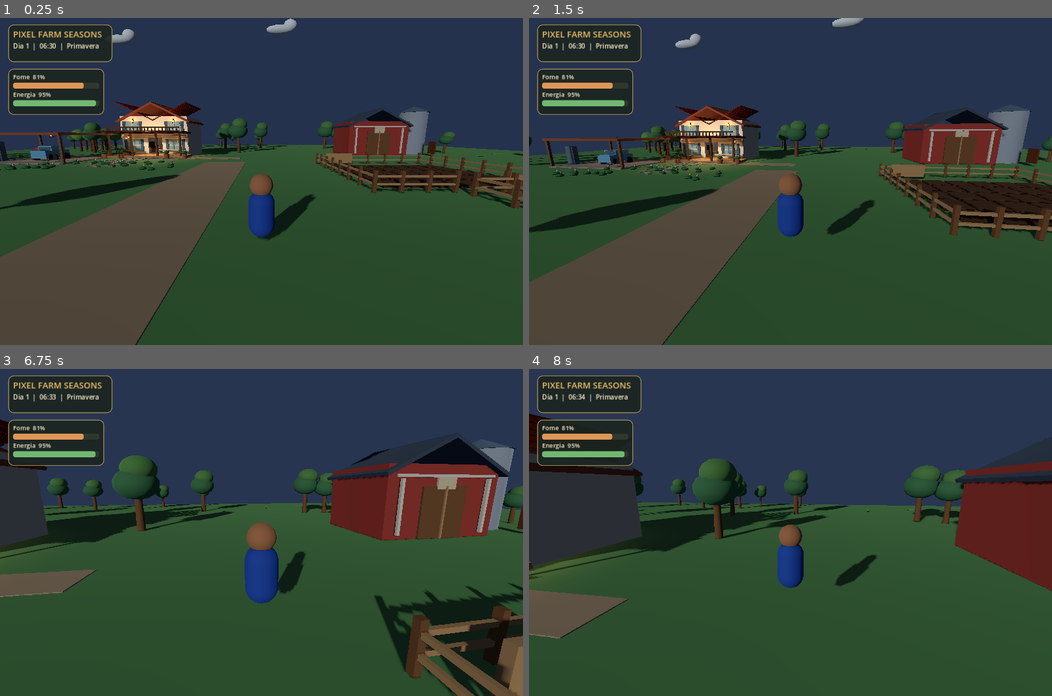
Above: before the commit, frames 1-4 (two rows, left to right).
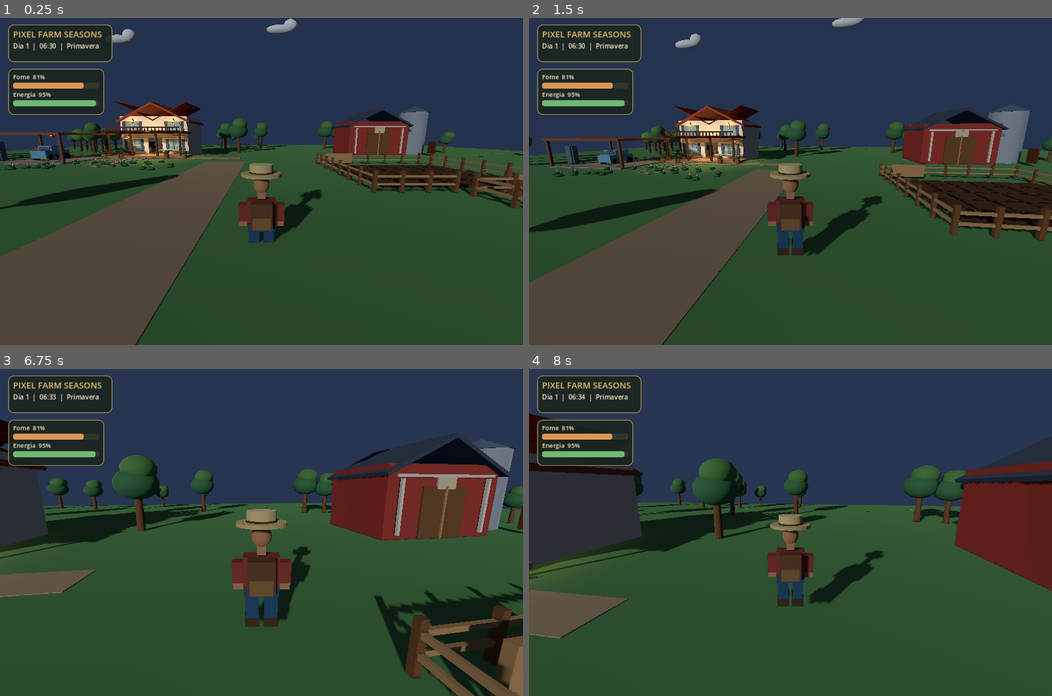
Above: after the commit, the same moments.

Repository: juniordev830/pixel-farm-seasons
Game: Godot game, scene res://scenes/farm_world.tscn
Two runs of this game, one before a commit and one after it. Both use one fixed random seed, a clock stepped at 60 frames per second and the inputs below.
Inputs (mouse positions are in pixels of both pictures, inside the frame that each line leads up to):
- Up to frame 1 (0.25 s): no input
- Up to frame 2 (1.5 s): tap Enter at 0.5 s; move the mouse to (816, 181) at 0.52 s; hold Ctrl (crouch) 0.53-1.28 s; hold W (move_forward) from 0.53 s (still down); tap Space (jump) at 0.77 s; move the mouse to (764, 181) at 1.27 s; tap Shift (sprint) at 1.35 s
- Up to frame 3 (6.75 s): tap Space (jump) at 1.52, 3.02, 3.77, 4.52, 6.02 s; move the mouse to (271, 525) at 2.02 s; hold V (toggle_camera) 2.03-2.78 s; move the mouse to (256, 539) at 2.77 s; tap F at 2.85 s; move the mouse to (298, 535) at 3.52 s; tap G at 3.6 s; move the mouse to (219, 529) at 4.27 s; tap E at 4.35 s; move the mouse to (266, 532) at 5.02 s; hold Ctrl (crouch) 5.03-5.78 s; move the mouse to (240, 525) at 5.77 s; release W (move_forward) at 5.78 s; hold D (move_right) 5.78-6.53 s; tap Shift (sprint) at 5.85 s; move the mouse to (287, 532) at 6.52 s; hold W (move_forward) from 6.53 s (still down); hold V (toggle_camera) from 6.53 s (still down)
- Up to frame 4 (8 s): keep holding W (move_forward); tap Space (jump) at 6.77, 7.52 s; move the mouse to (764, 532) at 7.27 s; release V (toggle_camera) at 7.28 s; tap F at 7.35 s

The runs differ from the first frame. In frame 1, 1.6% of the frame differs, in the area x 45-62%, y 44-69%; in frame 2, 2.0%; in frame 3, 2.9%, in the area x 44-60%, y 42-79%; in frame 4, 2.0%.

Commit message:
feat(character): attach modeled farmer to the player scene

Diff:
--- a/godot/scenes/farm_world.tscn
+++ b/godot/scenes/farm_world.tscn
@@ -6,6 +6,7 @@
 [ext_resource type="Script" path="res://scripts/farming_system.gd" id="4_farming"]
 [ext_resource type="Script" path="res://scripts/visual_detail_pass.gd" id="5_visual"]
 [ext_resource type="Script" path="res://scripts/cozy_game_hud.gd" id="6_cozy_hud"]
+[ext_resource type="Script" path="res://scripts/farmer_art_v1.gd" id="7_farmer_art"]
 
 [sub_resource type="CapsuleShape3D" id="CapsuleShape3D_1"]
 radius = 0.37
@@ -49,6 +50,9 @@
 mesh = SubResource("SphereMesh_1")
 surface_material_override/0 = SubResource("StandardMaterial3D_2")
 
+[node name="FarmerArt" type="Node3D" parent="Farmer/Visuals"]
+script = ExtResource("7_farmer_art")
+
 [node name="CameraPivot" type="Node3D" parent="Farmer"]
 position = Vector3(0, 0.75, 0)
 rotation = Vector3(-0.2, 0, 0)
Not shown: 1 places in godot/scenes/farm_world.tscn that only renumber resources
